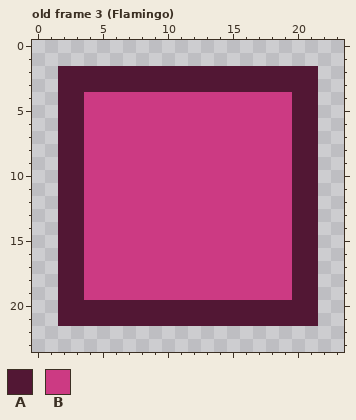
File history of a pixel-art file, resources/atlas/box.aseprite. Above: the version before the commit.
24x24 pixels, 6 frames. Shown: old frame 3 (Flamingo). The commit also changed other frames, which this record leaves out.
Palette (. is transparent): A #521734  B #cc3a83
And afterwards:
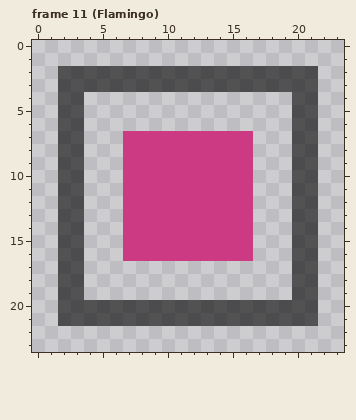
A new or re-ordered frame is compared with the old frame closest to it.
Log entry: Scaffold box animation
Diff:
frames 6 -> 21
colour A: #521734 -> #00000099
Frame 11 (Flamingo) is new; against old frame 3 (Flamingo), layer "Layer":
y 4..6: x 4..19 BBBBBBBBBBBBBBBB -> ................
y 7..16: x 4..6 BBB -> ...; x 17..19 BBB -> ...
y 17..19: x 4..19 BBBBBBBBBBBBBBBB -> ................
Pixel boxes of the changes (left, top, right, bottom) in both pictures:
changed: (58, 66, 318, 326)
